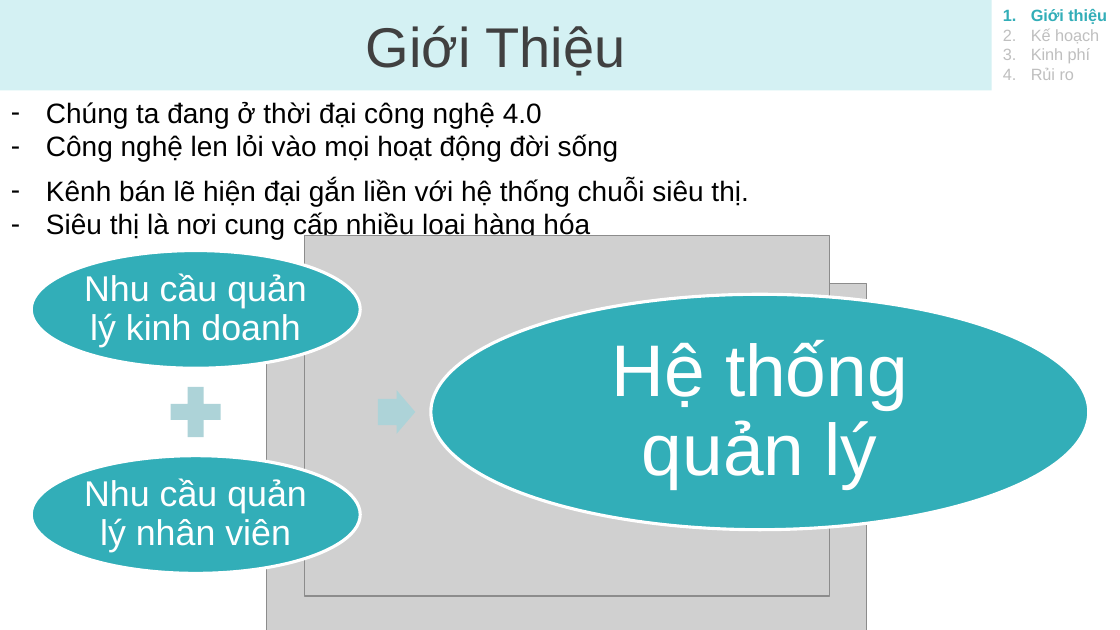
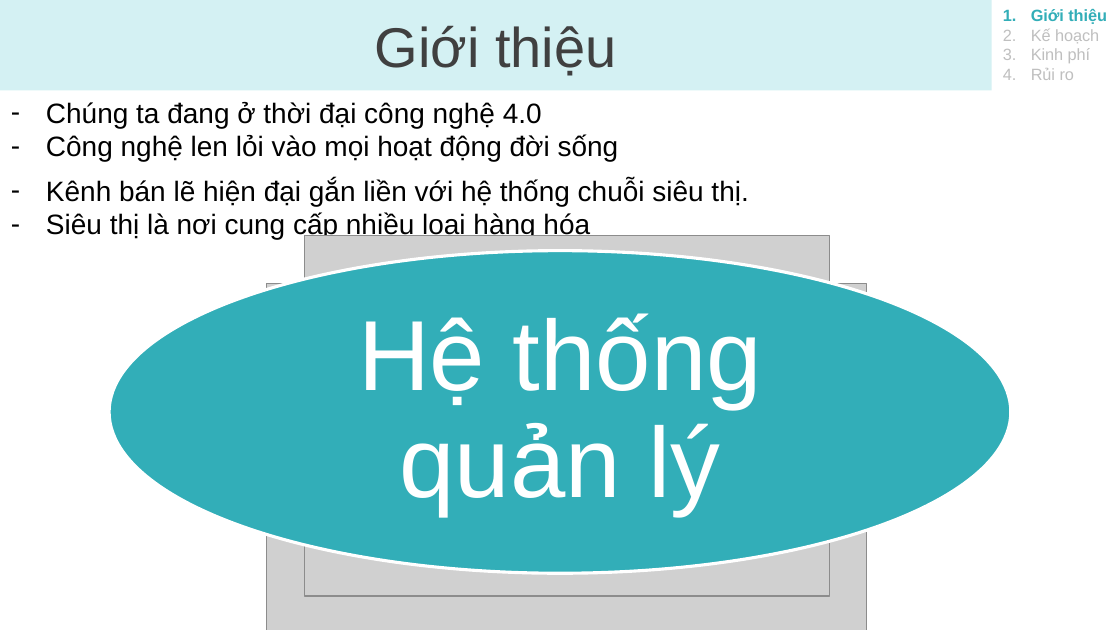
Before and after one commit to bapnam/DoAn_QTTinHoc, a slide deck: slide 4 of Nhom07/BaoCao.pptx. Drawn at 1120x630 pixels with LibreOffice and Linux fonts; fonts in the diff are those of the drawing; grey boxes stand for pictures. Boxes give left, top, right and bottom in pixels: in the first picture for what was removed or moved away, otherwise in the second. Text is boxed around its words. In the diff, an @@ line names an element or a change of style, - is before the commit and + after.

```diff
--- a/Nhom07/BaoCao.pptx
+++ b/Nhom07/BaoCao.pptx
@@ text at bbox=[375, 25, 616, 76]: text changed @@
-Giới Thiệu
+Giới thiệu
@@ ellipse: place and size @@
-ellipse at bbox=[431, 295, 1089, 530]
+ellipse at bbox=[109, 251, 1010, 573]
@@ text "Hệ thống quản lý": place and size @@
-text "Hệ thống quản lý" at bbox=[611, 340, 908, 489]
+text "Hệ thống quản lý" at bbox=[358, 313, 762, 516]
@@ text "Hệ thống quản lý" at bbox=[358, 313, 762, 516]: size 47 to 64 pt; more space between paragraphs @@
@@ group removed at bbox=[31, 251, 414, 573]: 2 ellipses, 2 texts, 1 plus sign, 1 right arrow @@
-Nhu cầu quản lý kinh doanh
-Nhu cầu quản lý nhân viên
```
Also in this commit, not shown: 9 other slides changed, 1 slide added, 4 other files.
